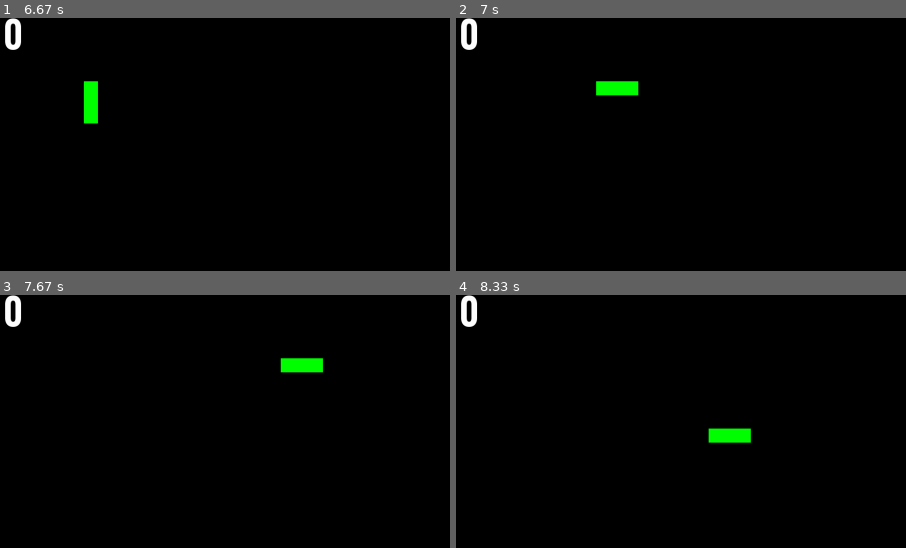
Above: before the commit, frames 1-4 (two rows, left to right).
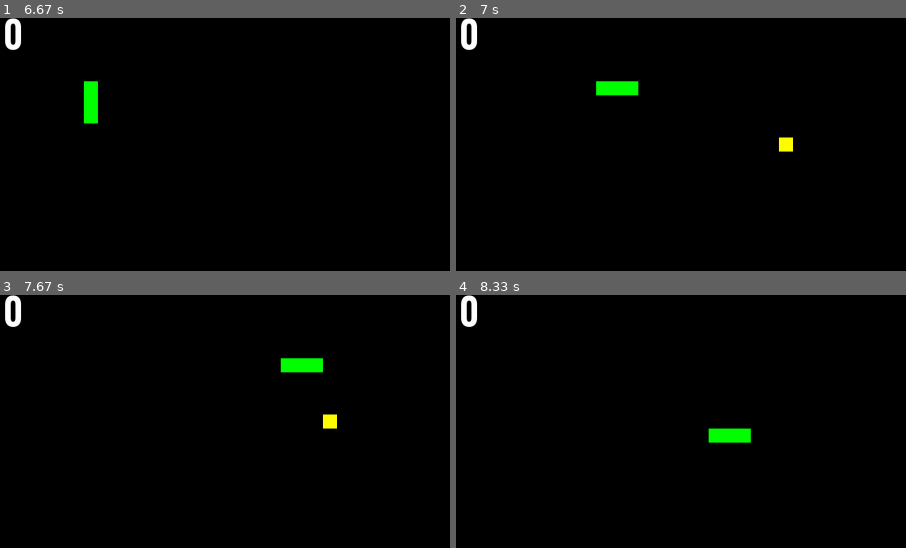
Above: after the commit, the same moments.

Repository: hutgib2/games_site
Game: pygame game, started from games/snake/src/main.py
Two runs of this game, one before a commit and one after it. Both use one fixed random seed, a clock stepped at 60 frames per second and the inputs below.
Inputs:
- Up to frame 1 (6.67 s): tap Enter at 0.33, 1.67 s; hold W 1.17-1.63 s; hold S 3.07-3.37 s; hold A 3.4-3.8 s; hold W 3.83-4.2 s; hold D 4.23-4.87 s; hold S 4.9-5.27 s; hold A 5.3-5.77 s; hold W 6.3-6.6 s; hold D from 6.63 s (still down)
- Up to frame 2 (7 s): keep holding D
- Up to frame 3 (7.67 s): release D at 7.1 s
- Up to frame 4 (8.33 s): hold S 7.7-8 s; hold A from 8.03 s (still down)
The pictures show only the part of the screen within x 13-63%, y 1-51%; the shares and areas given below are measured in that part.

Frame 1 is identical in both runs. In frame 2, 0.2% of the frame differs, in the area x 71-75%, y 47-53%; in frame 3, 0.2%; in frame 4, nothing differs.

Commit message:
added functioning shrink powerup to snake

Diff:
--- a/games/snake/src/game/snake.py
+++ b/games/snake/src/game/snake.py
@@ -11,7 +11,8 @@
 # 2. bounce off walls
 # 3. instant turnaround
 # 4. self.food magnet
-# 5. Score multiplier maybe?
+# 5. Score multiplier
+# 6. bigger orange
 
 # TASK: add powerups to game
 # - create a timer that spawns a powerup on the screen
@@ -30,23 +31,20 @@
         self.clock= AsyncClock(fps=16)
         self.powerup_pos = None
         self.powerup_list = ['shrink', 'multiplier']
-        self.powerup_spawn_timer = Timer(15 * 1000, self.spawn_powerup, repeat=True, autostart=True)
+        self.powerup_spawn_timer = Timer(5 * 1000, self.spawn_powerup, repeat=True, autostart=True)
 
     def spawn_powerup(self):
-        if self.powerup_pos:
+        if self.powerup_pos != None:
             return
         self.powerup_pos = (randint(1, ROWS-2), randint(1, COLS-2))
 
     def activate_powerup(self):
         self.powerup = choice(self.powerup_list)
-        # we need to actually do something with the powerup that is selected
-        if self.powerup == 'shrink':
-            pass
-
-    # def draw_text(self,text, color, x, y):
-    #     img = FONT.render(text, True, color)
-    #     font_rect = img.get_frect(center=(x, y))
-    #     screen.blit(img, font_rect)
+        if self.powerup == 'shrink' and len(self.snake) > 2:
+            self.snake.pop()
+            self.snake.pop()
+        else:
+            print(self.powerup)
 
     async def run(self):
         while self.running:
@@ -79,6 +77,7 @@
             # wall_collision
             if not (0 <= new_head[0] < ROWS and 0 <= new_head[1] < COLS):
                 self.running = False
+
             # snake collision
             elif new_head in self.snake:
                 self.running = False
@@ -88,10 +87,9 @@
             for row, col in self.snake:
                 pygame.draw.rect(screen, (0, 255, 0),
                 (col*CELL_SIZE, row*CELL_SIZE, CELL_SIZE, CELL_SIZE))
-            f_row, f_col = self.food
-            pygame.draw.rect(screen, (255, 128, 0), (f_col*CELL_SIZE, f_row*CELL_SIZE, CELL_SIZE, CELL_SIZE))
+            pygame.draw.rect(screen, (255, 128, 0), (self.food[1]*CELL_SIZE, self.food[0]*CELL_SIZE, CELL_SIZE, CELL_SIZE))
             if self.powerup_pos:
-                pygame.draw.rect(screen, (255, 255, 0), (self.powerup_pos[0]*CELL_SIZE, self.powerup_pos[1]*CELL_SIZE, CELL_SIZE, CELL_SIZE))
+                pygame.draw.rect(screen, (255, 255, 0), (self.powerup_pos[1]*CELL_SIZE, self.powerup_pos[0]*CELL_SIZE, CELL_SIZE, CELL_SIZE))
 
             self.score = len(self.snake) - 3
             self.score_text = TextSprite(f'Score: {self.score}', (WINDOW_WIDTH / 12, WINDOW_HEIGHT / 24), (255, 255, 255), WINDOW_WIDTH / 24, ())
